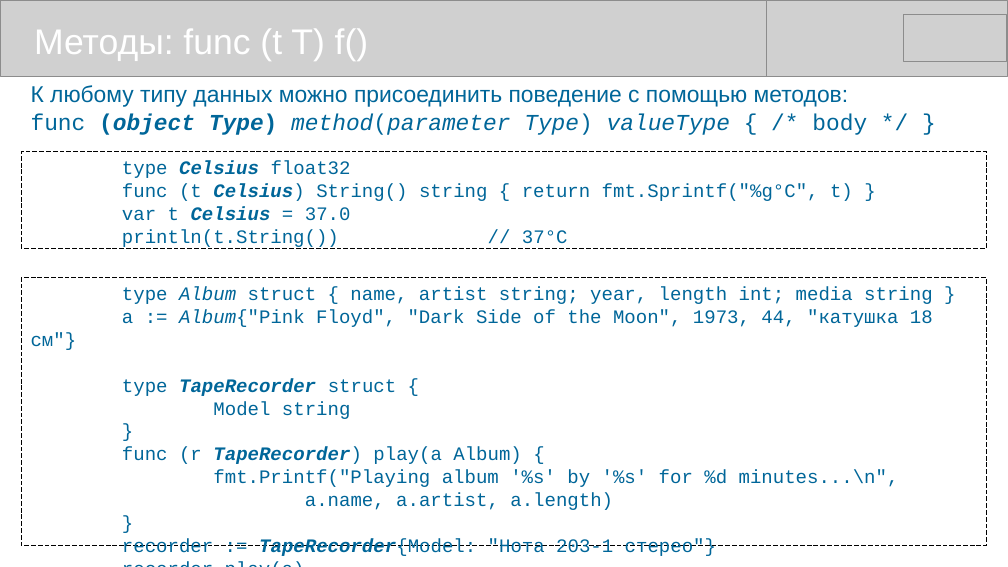
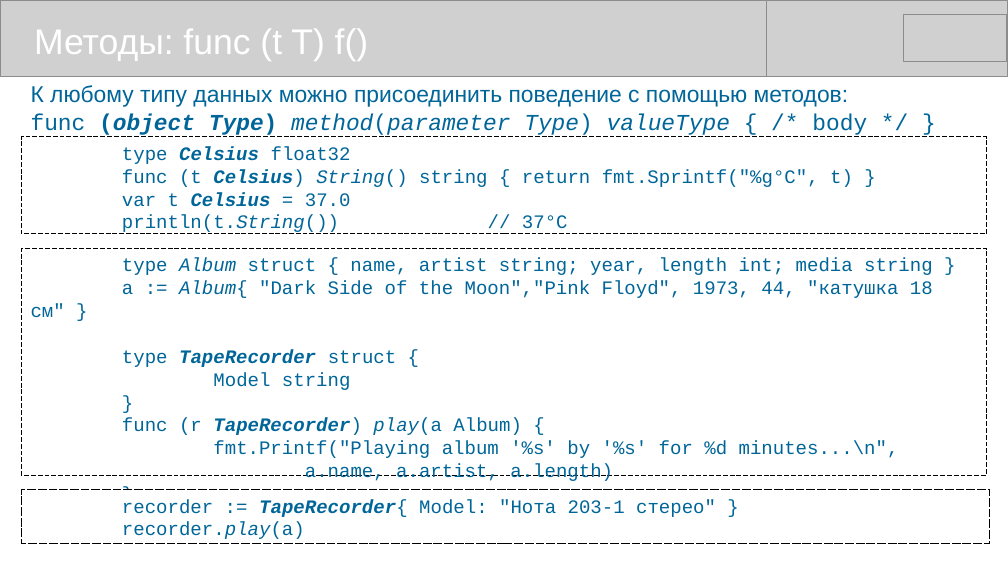
Before and after one commit to mike-shock/Go_language, a slide deck: slide 26 of Go_Preview.odp. Drawn at 1008x567 pixels with LibreOffice and Linux fonts; fonts in the diff are those of the drawing; grey boxes stand for pictures. Boxes give left, top, right and bottom in pixels: in the first picture for what was removed or moved away, otherwise in the second. Text is boxed around its words. In the diff, an @@ line names an element or a change of style, - is before the commit and + after.

```diff
--- a/Go_Preview.odp
+++ b/Go_Preview.odp
@@ rectangle "type Celsius float32": place and size @@
-rectangle "type Celsius float32" at <box>22,151,987,248</box>
+rectangle "type Celsius float32" at <box>22,137,987,234</box>
@@ text in rectangle at <box>122,169,853,234</box>: italic on in "String()", "println(t.String())" @@
@@ rectangle "type Album struct { name, ...": place and size @@
-rectangle "type Album struct { name, ..." at <box>22,277,987,546</box>
+rectangle "type Album struct { name, ..." at <box>22,249,987,476</box>
@@ text in rectangle at <box>31,281,933,318</box>: text changed @@
-a := Album{"Pink Floyd", "Dark Side of the Moon", 1973, 44, "катушка 18 см"}
+a := Album{ "Dark Side of the Moon","Pink Floyd", 1973, 44, "катушка 18 см" }
@@ text in rectangle at <box>122,418,522,435</box>: italic on in "play(a" @@
@@ rectangle added at <box>22,490,991,544</box>, fill #FFFFFF, outline #000000 0 pt dashed, 15 pt, text #006699 @@
+recorder := TapeRecorder{ Model: "Нота 203-1 стерео" }
+recorder.play(a)
@@ text in rectangle at <box>122,538,716,556</box>: paragraphs removed @@
-recorder := TapeRecorder{Model: "Нота 203-1 стерео"}
-recorder.play(a)
```
Also in this commit, not shown: 12 other slides changed, 4 other files.
